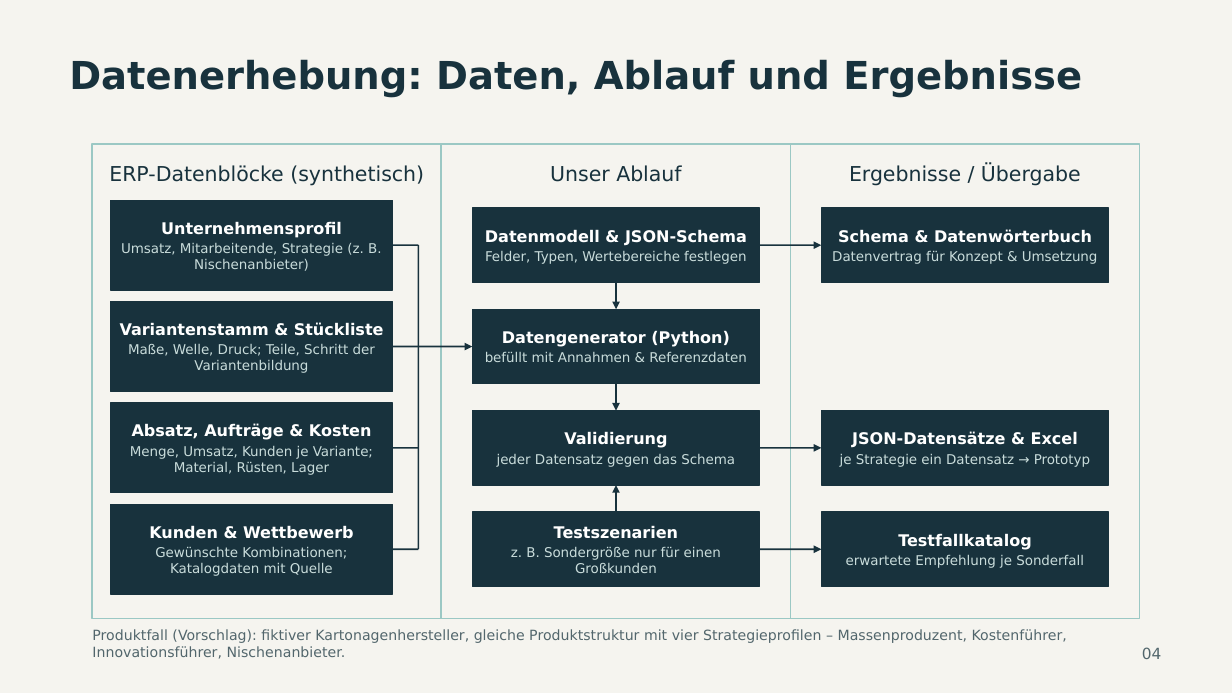
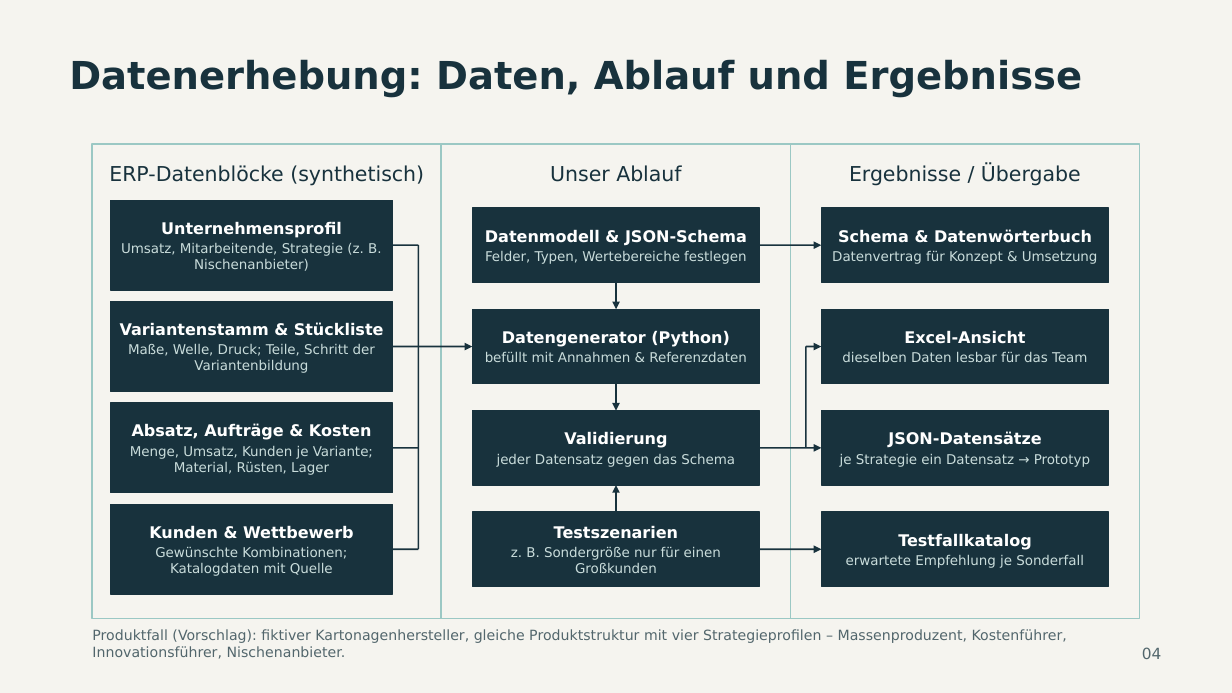
Before and after one commit to leonryuu29/ipm-datenerhebung, a slide deck: slide 1 of reports/DATENERHEBUNG_FOLIEN.pptx. Drawn at 1232x693 pixels with LibreOffice and Linux fonts; fonts in the diff are those of the drawing. Boxes give left, top, right and bottom in pixels: in the first picture for what was removed or moved away, otherwise in the second. Text is boxed around its words. In the diff, an @@ line names an element or a change of style, - is before the commit and + after.

Commit message:
Folien: Excel-Ansicht und JSON-Datensätze getrennt, keine Lücke

```diff
--- a/reports/DATENERHEBUNG_FOLIEN.pptx
+++ b/reports/DATENERHEBUNG_FOLIEN.pptx
@@ rectangle added at (822, 310, 1109, 384), fill #18323D, outline #18323D 1 pt, 10.5 pt, text #C9DCDB @@
+Excel-Ansicht
+dieselben Daten lesbar für das Team
@@ line added from (806, 448) to (806, 347), #18323D 1.25 pt @@
@@ arrow added from (806, 347) to (822, 347), #18323D 1.25 pt @@
@@ text in rectangle at (888, 431, 1041, 448): text changed @@
-JSON-Datensätze & Excel
+JSON-Datensätze
```
Also in this commit, not shown: 1 other file.
